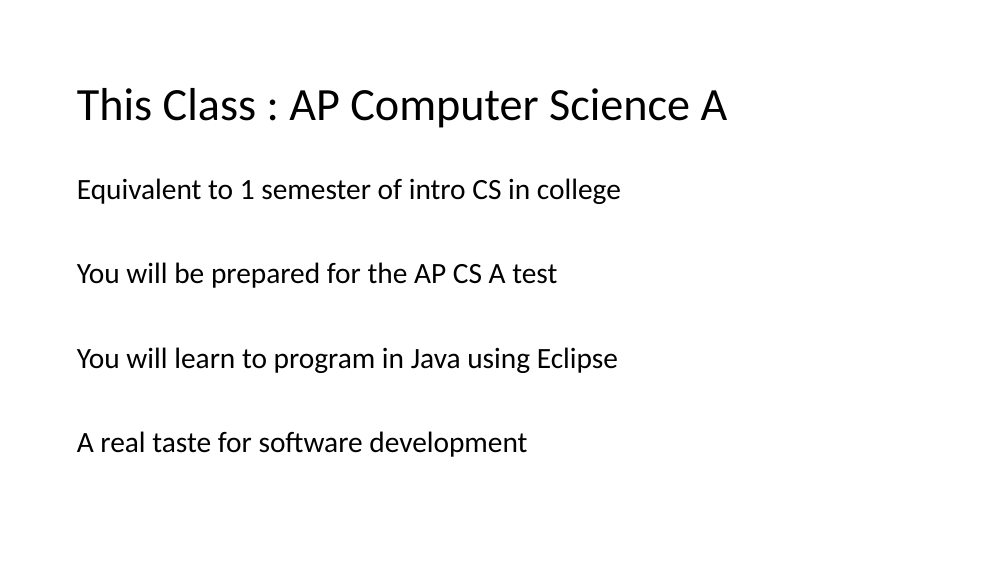
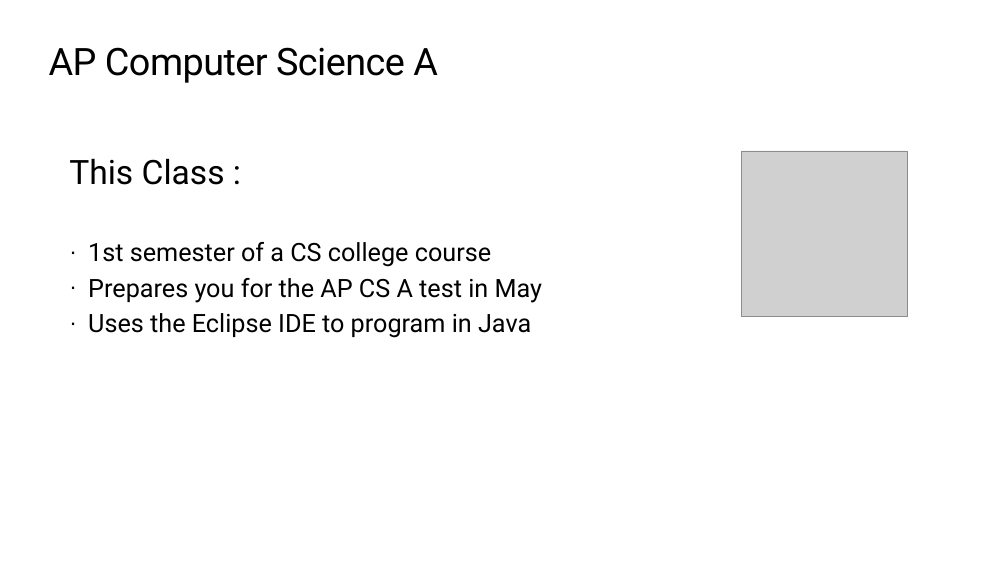
Before and after one commit to TEALSK12/apcsa-public, a slide deck: slide 9 of curriculum/Unit1/Unit1.pptx (slide 7 before the commit). Drawn at 1008x567 pixels with LibreOffice and Linux fonts; fonts in the diff are those of the drawing; grey boxes stand for pictures. Boxes give left, top, right and bottom in pixels: in the first picture for what was removed or moved away, otherwise in the second. Text is boxed around its words. In the diff, an @@ line names an element or a change of style, - is before the commit and + after.

```diff
--- a/curriculum/Unit1/Unit1.pptx
+++ b/curriculum/Unit1/Unit1.pptx
@@ title at box(49, 47, 438, 83): text changed; size 44 to 36 pt; font Calibri to Roboto @@
-This Class : AP Computer Science A
+AP Computer Science A
@@ text at box(69, 158, 542, 338): text changed; size 28 to 24 pt; font Calibri to Roboto @@
-Equivalent to 1 semester of intro CS in college
-You will be prepared for the AP CS A test
-You will learn to program in Java using Eclipse
-A real taste for software development
+This Class :
+· 1st semester of a CS college course
+· Prepares you for the AP CS A test in May
+· Uses the Eclipse IDE to program in Java
@@ picture added at box(742, 151, 907, 317) @@
```
Also in this commit, not shown: 64 other slides changed, 24 slides added, 13 slides removed.
